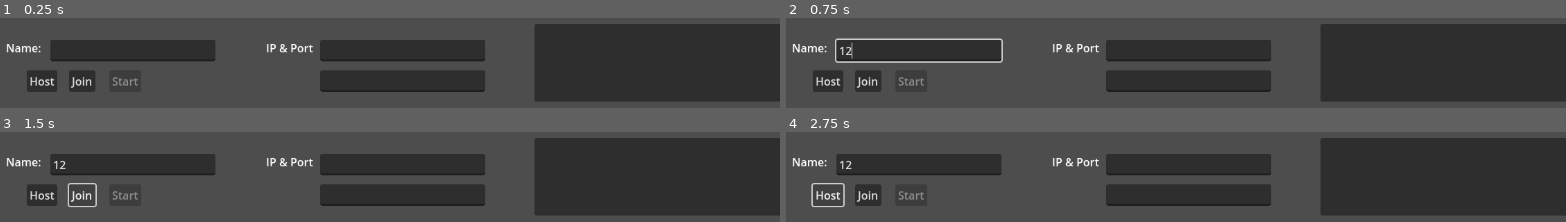
Above: before the commit, frames 1-4 (two rows, left to right).
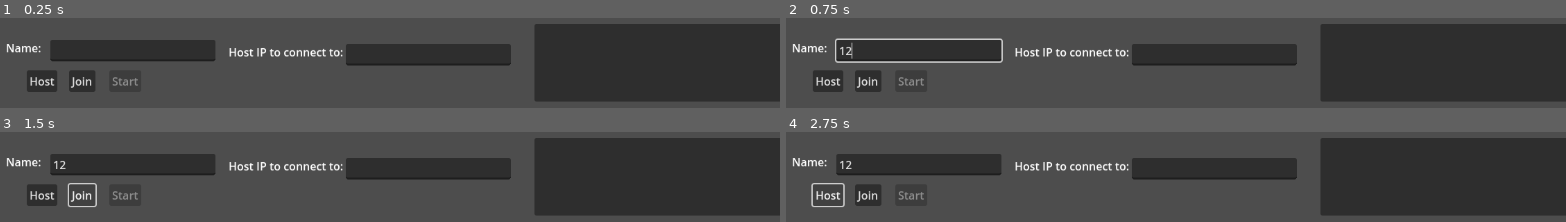
Above: after the commit, the same moments.

Repository: OneWhoLepps/TribalDynamics
Game: Godot game, scene res://Scenes/TutorialLobbyScene.tscn
Two runs of this game, one before a commit and one after it. Both use one fixed random seed, a clock stepped at 60 frames per second and the inputs below.
Inputs (mouse positions are in pixels of both pictures, inside the frame that each line leads up to):
- Up to frame 1 (0.25 s): no input
- Up to frame 2 (0.75 s): click (918, 50) at 0.52 s; type "12" at 0.6 s
- Up to frame 3 (1.5 s): click "Join" at 1.25 s
- Up to frame 4 (2.75 s): click "Host" at 2 s

The runs differ from the first frame. In frame 1, 8.9% of the frame differs, in the area x 29-66%, y 24-83%; in frame 2, 8.9%; in frame 3, 8.9%; in frame 4, 8.9%.
Error before the commit: Attempt to call function 'compress' in base 'null instance' on a null instance. (res://Scenes/TutorialMultiplayerController.gd:49)
Error after the commit: Attempt to call function 'compress' in base 'null instance' on a null instance. (res://Scenes/TutorialMultiplayerController.gd:53)

Commit message:
Button enabled-ness now alligned with player color
-When game start, players have access to their buttons only.
-Added test function to showcase switch statements in godot
-added placeholder for when we port forward and give players our IP to dump into their text fields on join

Diff:
--- a/Scenes/TutorialLobbyScene.tscn
+++ b/Scenes/TutorialLobbyScene.tscn
@@ -57,24 +57,19 @@
 text = "Name:"
 
 [node name="IPandPortLabel" type="Label" parent="."]
-offset_left = 409.0
-offset_top = 23.0
-offset_right = 477.0
-offset_bottom = 46.0
+offset_left = 355.0
+offset_top = 29.0
+offset_right = 533.0
+offset_bottom = 52.0
 rotation = -0.00103556
-text = "IP & Port"
+text = "Host IP to connect to:"
+autowrap_mode = 2
 
 [node name="IPTextField" type="LineEdit" parent="."]
-offset_left = 487.0
-offset_top = 23.0
-offset_right = 725.0
-offset_bottom = 54.0
-
-[node name="PortTextField" type="LineEdit" parent="."]
-offset_left = 487.0
-offset_top = 67.0
-offset_right = 725.0
-offset_bottom = 98.0
+offset_left = 524.0
+offset_top = 29.0
+offset_right = 762.0
+offset_bottom = 60.0
 
 [node name="ReadonlyChatbox" type="ItemList" parent="."]
 layout_mode = 0
--- a/Scenes/TutorialMultiplayerController.gd
+++ b/Scenes/TutorialMultiplayerController.gd
@@ -6,6 +6,8 @@
 @onready var chatbox = $ReadonlyChatbox
 @onready var name_input = $LineEdit
 @onready var start_button = $StartGame
+@onready var ip_input = $IPTextField
+
 
 var peer
 
@@ -45,7 +47,9 @@
 
 func _on_join_game_button_down():
 	peer = ENetMultiplayerPeer.new()
-	peer.create_client(Address, port)
+	#swap to this when debugging
+	#peer.create_client(Address, port)
+	peer.create_client(ip_input.text, port)
 	peer.get_host().compress(ENetConnection.COMPRESS_RANGE_CODER)
 	multiplayer.set_multiplayer_peer(peer)
 
@@ -126,7 +130,6 @@
 func AddPlayerToGameManager(id: int, name: String, color: int):
 	GameManager.Players[id] = {
 		"name": name,
-		"id": id,
 		"color": color,
 		"health": 10
 	}
@@ -137,7 +140,6 @@
 		var player = players[id]
 		GameManager.Players[id] = {
 			"name": player["name"],
-			"id": player["id"],
 			"color": player["color"],
 			"health": player["health"]
 		}
--- a/Scripts/GameBoard.gd
+++ b/Scripts/GameBoard.gd
@@ -4,6 +4,7 @@
 var BluePlayerButtons
 var GreenPlayerButtons
 var YellowPlayerButtons
+var ButtonDictionary
 
 # Called when the node enters the scene tree for the first time.
 func _ready():
@@ -27,26 +28,19 @@
 		$PlayerYellow/ButtonYoB,
 		$PlayerYellow/ButtonYoG
 	]
+	ButtonDictionary = {}
 
-	assign_buttons_to_players()
+	populate_button_dictionary.rpc(GameManager.Players)
+	assign_buttons_to_players.rpc(GameManager.Players)
 
-func assign_buttons_to_players():
-	var ids = GameManager.Players.keys()
-	ids.sort()
-
-	var color_button_map = [
-		RedPlayerButtons,
-		BluePlayerButtons,
-		GreenPlayerButtons,
-		YellowPlayerButtons,
-	]
-
+@rpc("any_peer", "call_local")
+func assign_buttons_to_players(Players):
+	#dictionary is key: the unique multiplayer id
+	#with values name, health and color
 #logic to disable all buttons that arent yours
-	for i in range(min(ids.size(), color_button_map.size())):
-		var player_id = ids[i]
-
-		if player_id == multiplayer.get_unique_id():
-			for btn in color_button_map[i]:
+	for i in ButtonDictionary.keys():
+		if i == multiplayer.get_unique_id():
+			for btn in ButtonDictionary[i]:
 				btn.disabled = false
 
 func connect_buttons(group_name):
@@ -58,6 +52,33 @@
 	var id = multiplayer.get_unique_id()
 	GameManager.HandleButtonPress.rpc_id(1, id, button_name)
 
+func ConvertColorIntToColorString(colorInt):
+	match(colorInt):
+		0:
+			return "red"
+		1:
+			return "blue"
+		2:
+			return "green"
+		3:
+			return "yellow"
+
+func ConvertColorIntToButtonsAllotted(colorInt):
+	match(colorInt):
+		0:
+			return RedPlayerButtons
+		1:
+			return BluePlayerButtons
+		2:
+			return GreenPlayerButtons
+		3:
+			return YellowPlayerButtons
+
+@rpc("any_peer", "call_local")
+func populate_button_dictionary(Players):
+	for player in Players.keys():
+		ButtonDictionary[player] = ConvertColorIntToButtonsAllotted(Players[player].color)
+
 # Called every frame. 'delta' is the elapsed time since the previous frame.
 func _process(delta):
 	pass
